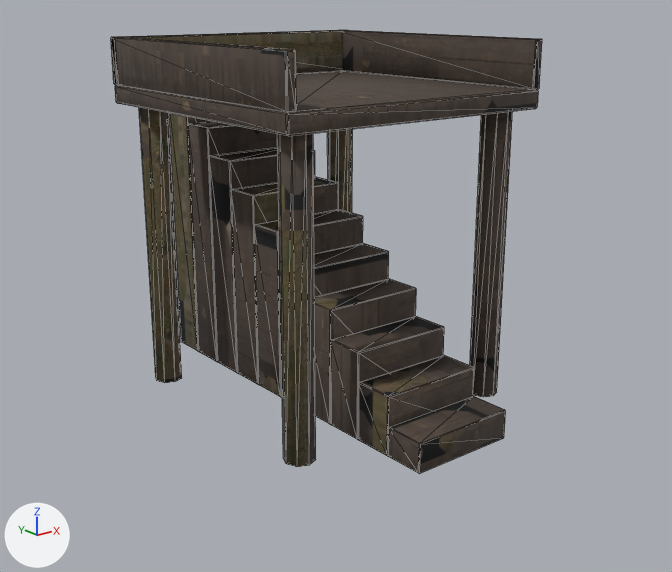
What one commit did to the glTF model public/models/kits/WoodlandOutpost.gltf.
One viewpoint serves both versions: a camera (50 mm lens) standing at (-7.24, -9.34, 5.11) and looking at (-0.02, -0.31, 1.49). The axes (+X, +Y, +Z) are drawn at lower left. The lights are the same throughout. The first picture is the older version. Mesh edges are drawn as thin lines. Where no turn or scale is listed for an object, it has been applied to the vertices. Vertices at exactly the same position are counted once.

The first picture shows 'stairs', 'watchPlatform'.
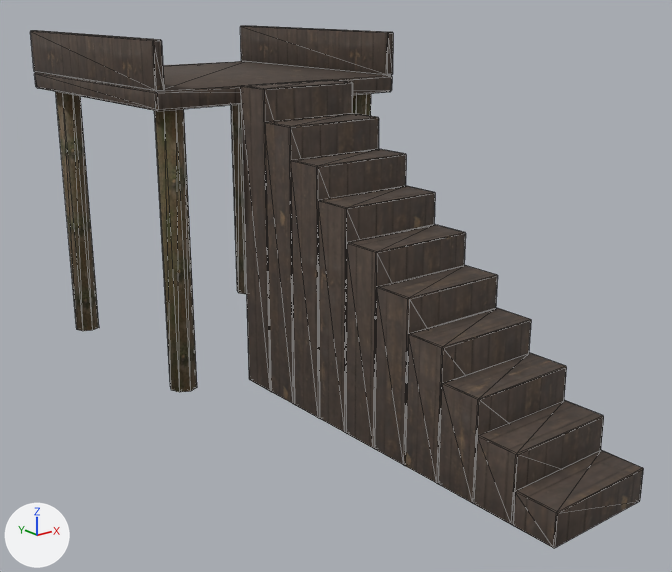
Commit message: recook the woodland outpost kit

The change, as a list of edits to the scene's bpy script:
```text
Change me_watchplatform:
    used by ob_watchplatform; location = (0.0, 0.0, 2.3); scale = (2.3, 2.3, 2.3)
    remove me_watchplatform.from_pydata(...)  # 156 vertices, 296 faces; spans x -0.82..0.82, y -0.82..0.82, z -1.0..1.0
    add me_watchplatform.from_pydata(...)  # 366 vertices, 700 faces; spans x -0.42..0.42, y -1.0..1.0, z -0.51..0.51
    me_watchplatform part 1: a new loose piece, an 8-sided cylinder along z spanning x -0.379..-0.296, y 0.88..0.964, z -0.507..0.325, in mat_baked
    me_watchplatform part 2: a new loose piece, an 8-sided cylinder along z spanning x 0.296..0.379, y 0.88..0.964, z -0.507..0.325, in mat_baked
    me_watchplatform part 3: a new loose piece, an 8-sided cylinder along z spanning x -0.379..-0.296, y 0.205..0.288, z -0.507..0.325, in mat_baked
    me_watchplatform part 4: a new loose piece, an 8-sided cylinder along z spanning x 0.296..0.379, y 0.205..0.288, z -0.507..0.325, in mat_baked
    me_watchplatform part 5: the loose piece of 24 vertices spanning x -0.82..0.82, y -0.82..0.82, z 0.64..0.74 is scaled about its middle by (0.0138, 0.509, 1.41), then moved by (-0.4, 0.58, -0.25)
    me_watchplatform part 6: the loose piece of 24 vertices spanning x -0.82..0.82, y -0.82..0.82, z 0.64..0.74 is copied, and the copy is scaled about its middle by (0.0138, 0.509, 1.41), then moved by (0.4, 0.58, -0.25); it spans x 0.39..0.42, y 0.17..1.0, z 0.38..0.51
    me_watchplatform part 7: a new loose piece of 222 vertices spanning x -0.16..0.16, y -1.0..0.17, z -0.51..0.38, in mat_baked
    me_watchplatform part 8: a new loose piece of 24 vertices spanning x -0.42..0.42, y 0.17..1.0, z 0.32..0.38, in mat_baked
    me_watchplatform part 9: the loose piece of 60 vertices spanning x -0.82..0.82, y -0.82..0.82, z 0.74..1.0 is deleted
    me_watchplatform part 10: the loose piece of 18 vertices spanning x -0.75..-0.58, y 0.58..0.75, z -1.0..0.64 is deleted
    me_watchplatform part 11: the loose piece of 18 vertices spanning x -0.75..-0.58, y -0.75..-0.58, z -1.0..0.64 is deleted
    me_watchplatform part 12: the loose piece of 18 vertices spanning x 0.58..0.75, y 0.58..0.75, z -1.0..0.64 is deleted
    me_watchplatform part 13: the loose piece of 18 vertices spanning x 0.58..0.75, y -0.75..-0.58, z -1.0..0.64 is deleted
Remove ob_stairs:
    ob_stairs = bpy.data.objects.new('stairs', me_stairs)
    ob_stairs.location = (0.0, 0.0, 1.89)
Change ob_watchplatform:
    ob_watchplatform.scale: (2.3, 2.3, 2.3) -> (4.54, 4.54, 4.54)
```

What differs and where, as boxes [x1, y1, x2, y2] in the pictures (672 x 572 px; the box of a moved part takes in the faces that stretch with it):
'watchPlatform', reshaped, rescaled (42% wider, 19% taller)
    before: [111, 30, 542, 467]
    after: [30, 26, 643, 548]
'stairs', deleted
    before: [169, 113, 505, 474]
part 1 of me_watchplatform, added (brown)
    after: [56, 92, 99, 331]
part 2 of me_watchplatform, added
    after: [231, 104, 247, 294]
part 3 of me_watchplatform, added (brown)
    after: [154, 109, 197, 392]
part 4 of me_watchplatform, added
    after: [352, 93, 371, 116]
part 5 of me_watchplatform, moved or reshaped
    before: [115, 71, 538, 136]
    after: [30, 30, 164, 91]
part 6 of me_watchplatform, added
    after: [240, 26, 393, 75]
part 7 of me_watchplatform, added
    after: [240, 80, 643, 548]
part 8 of me_watchplatform, added
    after: [34, 61, 392, 111]
part 9 of me_watchplatform, deleted
    before: [111, 30, 542, 112]
part 10 of me_watchplatform, deleted (brown)
    before: [139, 108, 182, 383]
part 11 of me_watchplatform, deleted
    before: [277, 134, 316, 467]
part 12 of me_watchplatform, deleted
    before: [327, 129, 353, 213]
part 13 of me_watchplatform, deleted
    before: [470, 111, 512, 397]
